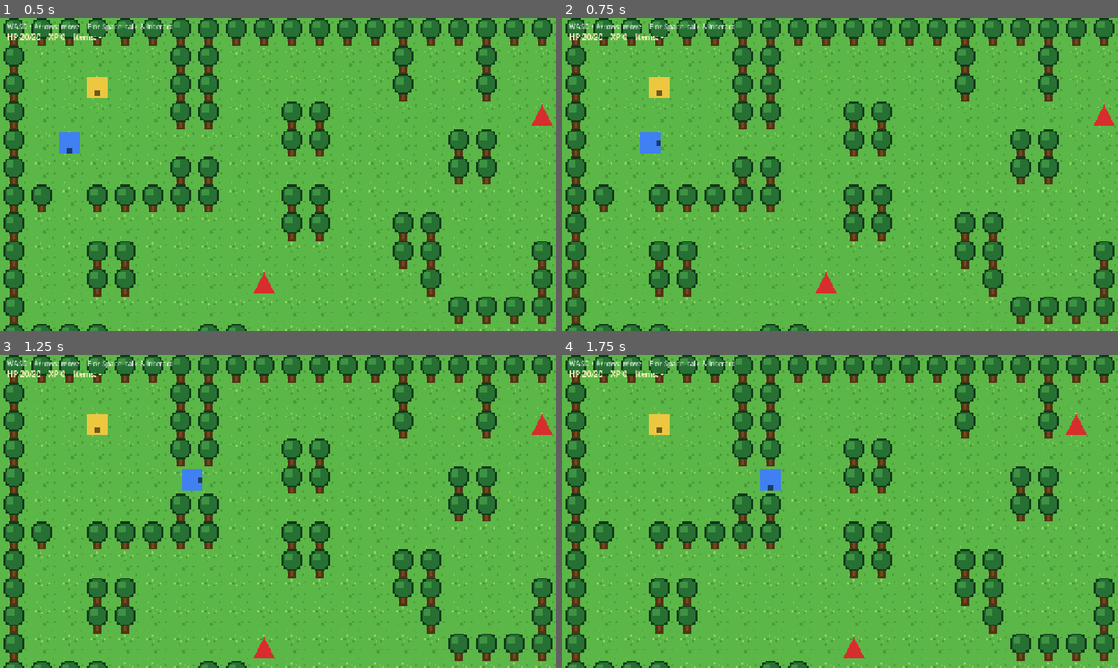
Above: before the commit, frames 1-4 (two rows, left to right).
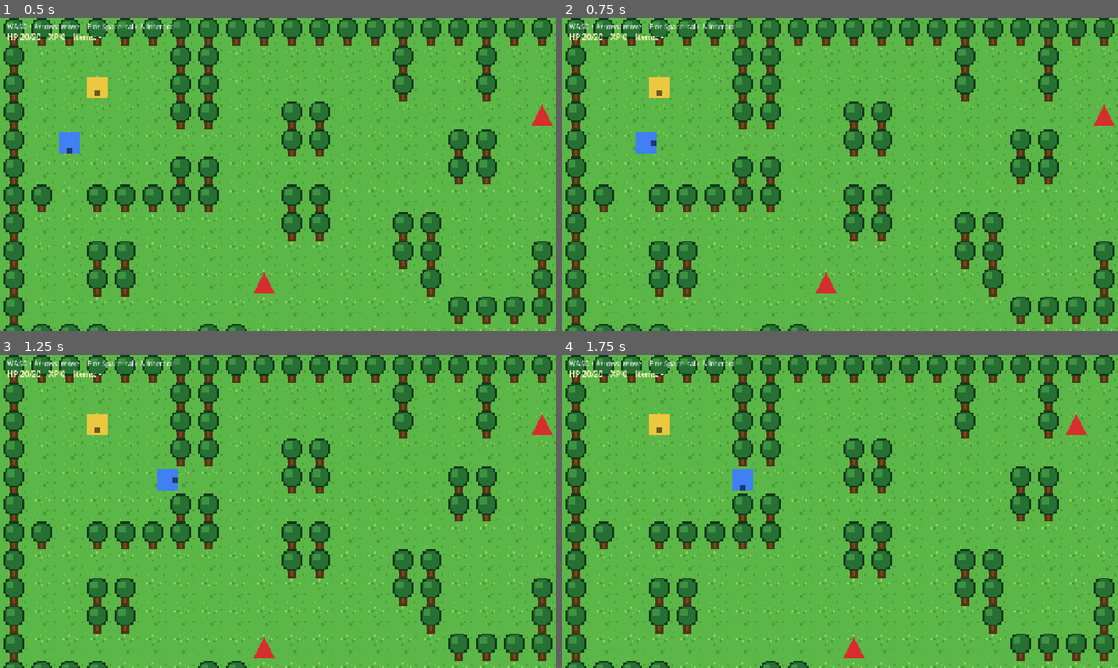
Above: after the commit, the same moments.

Repository: KaydenClark/Dungeon_Friends_Game
Game: Godot game, scene res://scenes/main.tscn
Two runs of this game, one before a commit and one after it. Both use one fixed random seed, a clock stepped at 60 frames per second and the inputs below.
Inputs:
- Up to frame 1 (0.5 s): no input
- Up to frame 2 (0.75 s): tap Enter (confirm) at 0.5 s; hold D (move_right) from 0.53 s (still down); hold Enter (confirm) from 0.53 s (still down)
- Up to frame 3 (1.25 s): keep holding D (move_right); keep holding Enter (confirm); tap Alt (jump) at 0.77 s
- Up to frame 4 (1.75 s): release D (move_right) at 1.28 s; release Enter (confirm) at 1.28 s; hold S (move_down) from 1.28 s (still down); tap E (interact) at 1.35 s; tap Alt (jump) at 1.52 s

Frame 1 is identical in both runs. In frame 2, 0.1% of the frame differs, in the area x 13-18%, y 36-44%; in frame 3, 0.5%; in frame 4, 0.5%, in the area x 30-40%, y 36-44%.

Commit message:
B-07: tune movement repeat timing

Diff:
--- a/game/scripts/overworld/player.gd
+++ b/game/scripts/overworld/player.gd
@@ -15,11 +15,14 @@
 ## The step decision lives in _movement_intent(), a pure function of
 ## (direction, delta) plus actor state, so the unit suite drives the real path.
 
+## Visible time for one grid step. Long enough to read as motion instead of a
+## cell pop, short enough that the grid still feels crisp.
+const WALK_MOVE_TIME := 0.16
 ## Total hold time (from press, *including* the move tween) before auto-walk
-## engages. Anything shorter reads as a tap = exactly one step. The move tween
-## is 0.12s, so the visible stationary beat after a held first step is
-## MOVE_REPEAT_DELAY - 0.12 = ~0.08s - the deliberate tap/hold discriminator.
-const MOVE_REPEAT_DELAY := 0.2
+## engages. Anything shorter reads as a tap = exactly one step. This sits just
+## above WALK_MOVE_TIME, so held walking chains after about one frame instead
+## of the old ~0.08s beat.
+const MOVE_REPEAT_DELAY := 0.17
 ## Facing a new direction pauses this long before the first step (turn-in-
 ## place). Consumed concurrently with the hold, so a turn that becomes a walk
 ## has no extra stationary beat after its first step.
@@ -49,7 +52,7 @@
 	_make_body(Color(0.25, 0.5, 0.95))
 	# Snappier per-step tween than the default so grid movement reads as crisp
 	# steps rather than a laggy glide (playtest feedback 2026-07-05).
-	move_time = 0.12
+	move_time = WALK_MOVE_TIME
 	camera = Camera2D.new()
 	camera.position_smoothing_enabled = true
 	# Tighter follow (was 8.0) so the camera doesn't visibly trail the player.
--- a/game/tests/test_player_movement.gd
+++ b/game/tests/test_player_movement.gd
@@ -13,6 +13,7 @@
 
 func _bare_player() -> Player:
 	var p: Player = Player.new()
+	p.move_time = p.WALK_MOVE_TIME
 	# Never added to the tree: _process/_ready stay quiet; facing defaults DOWN.
 	return p
 
@@ -78,15 +79,31 @@
 
 func test_hold_in_faced_direction_walks_continuously() -> void:
 	var p := _bare_player()
-	# 1 second of holding: first step at t=0, repeat engages at 0.2s, then one
-	# step per move_time (0.15 default here since _ready never ran).
+	# 1 second of holding: first step at t=0, then repeat movement at roughly
+	# one step per move_time.
 	var steps := _run_hold(p, Vector2i.DOWN, 1.0)
 	ok(steps >= 5, "a 1s hold walks continuously (got %d steps)" % steps)
 	ok(p._repeating, "auto-walk state is engaged")
 	p.free()
 
 
-func test_no_stationary_gap_between_repeat_steps() -> void:
+func test_first_held_step_chains_after_at_most_two_frames() -> void:
+	var p := _bare_player()
+	ok(p._movement_intent(Vector2i.DOWN, FRAME), "first faced-direction step starts immediately")
+	p.moving = true
+	var tween := 0.0
+	while tween < p.move_time:
+		p._movement_intent(Vector2i.DOWN, FRAME)
+		tween += FRAME
+	p.moving = false
+	var wait_frames := 0
+	while wait_frames < 4 and not p._movement_intent(Vector2i.DOWN, FRAME):
+		wait_frames += 1
+	ok(wait_frames <= 2, "first held repeat has no visible hitch (waited %d frames)" % wait_frames)
+	p.free()
+
+
+func test_no_stationary_gap_between_established_repeat_steps() -> void:
 	var p := _bare_player()
 	_run_hold(p, Vector2i.DOWN, 0.5)   # get into repeat mode
 	ok(p._repeating, "precondition: repeating")
@@ -107,7 +124,7 @@
 	# Simulate the first step's tween maturing the hold.
 	p.moving = true
 	var tween := 0.0
-	while tween < 0.12:
+	while tween < p.move_time:
 		p._movement_intent(Vector2i.LEFT, FRAME)
 		tween += FRAME
 	p.moving = false
Not shown, changed: TASKBOARD.md
